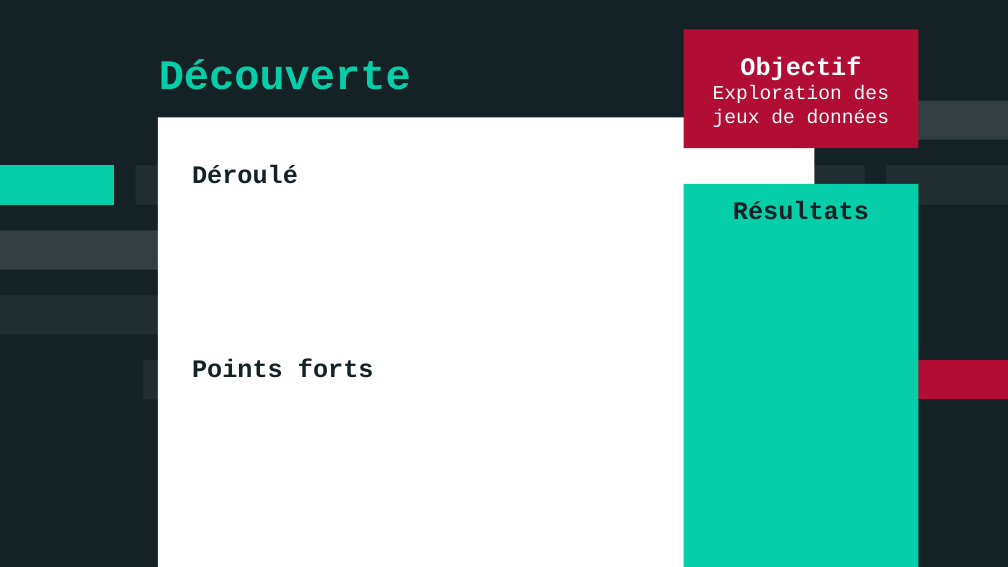
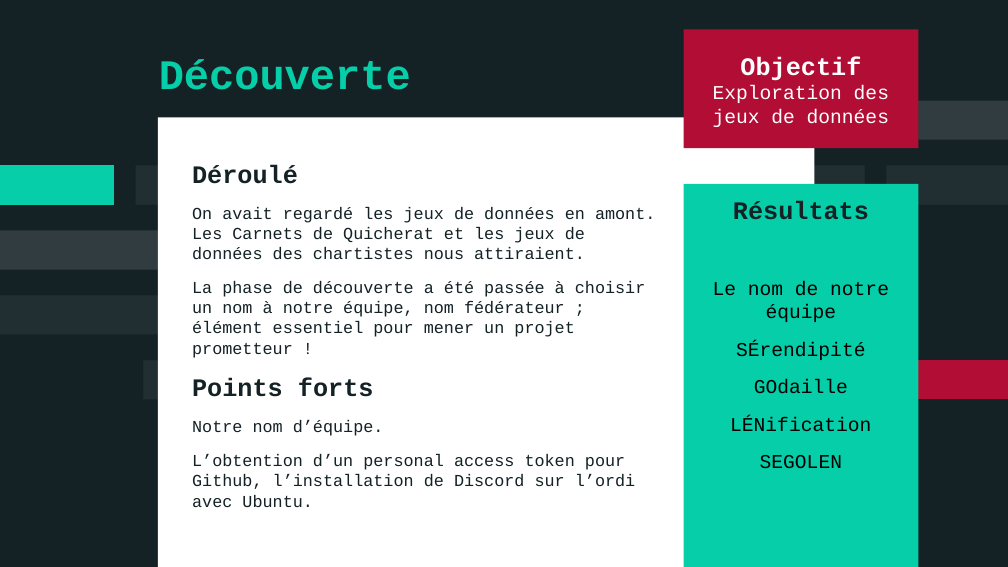
Before and after one commit to ademec/Serendipite-Godaille-Lenification, a slide deck: slide 4 of 2021-09 _ Carnet de bord.pptx. Drawn at 1008x567 pixels with LibreOffice and Linux fonts; fonts in the diff are those of the drawing. Boxes give left, top, right and bottom in pixels: in the first picture for what was removed or moved away, otherwise in the second. Text is boxed around its words. In the diff, an @@ line names an element or a change of style, - is before the commit and + after.

Commit message:
Mise en ligne du Carnet de Bord terminé.

```diff
--- a/2021-09 _ Carnet de bord.pptx
+++ b/2021-09 _ Carnet de bord.pptx
@@ text at (x1=192, y1=207, x2=655, y2=358): paragraphs added @@
+On avait regardé les jeux de données en amont. Les Carnets de Quicherat et les jeux de données des chartistes nous attiraient.
+La phase de découverte a été passée à choisir un nom à notre équipe, nom fédérateur ; élément essentiel pour mener un projet prometteur !
@@ freeform shape at (x1=0, y1=231, x2=195, y2=270): fill #FFFFFF at 13% opacity to #FFFFFF at 12% opacity @@
@@ text in rectangle at (x1=713, y1=281, x2=889, y2=468): paragraphs added @@
+Le nom de notre équipe
+SÉrendipité
+GOdaille
+LÉNification
+SEGOLEN
@@ text at (x1=192, y1=420, x2=635, y2=507): paragraphs added @@
+Notre nom d’équipe.
+L’obtention d’un personal access token pour Github, l’installation de Discord sur l’ordi avec Ubuntu.
```
Also in this commit, not shown: 8 other slides changed, 24 slides added, 1 slide removed.
